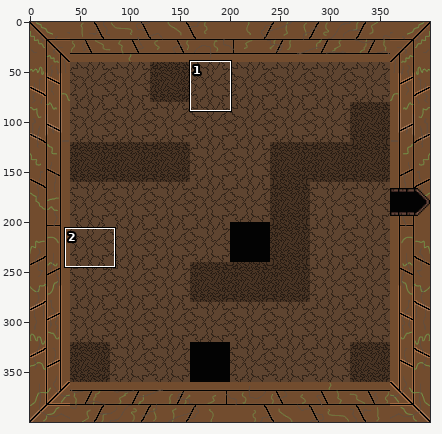
File history of a sprite sheet, data/fondos/pantalla_9.png. Above: a wide view before the commit, with the close-up outlined.
Close-up. Old version:
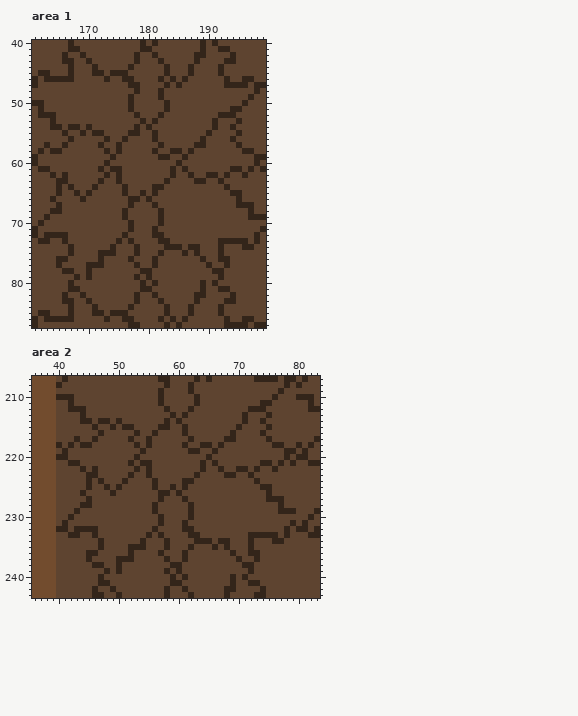
The file is 400x400 pixels. Colours within 5 levels of each other are drawn and written as one. Shown: area 1: x 161..199, y 40..87; area 2: x 36..83, y 207..243. The commit also changed other parts of the picture, which this record leaves out.
And afterwards:
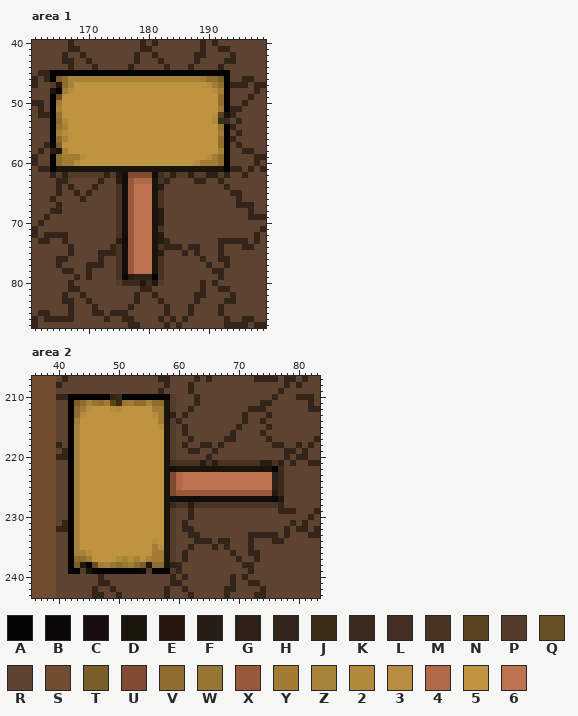
Palette (. is transparent): A #030303  B #090807  C #140d0b  D #19150b  E #24180e  F #271c14  G #2d2118  H #33251a  J #3a2d16  K #3b2b1f  L #422f23  M #493424  N #57441f  P #533c2b  Q #664f22  R #5e4430  S #724c2e  T #7a5e28  U #814b31  V #8e6d2e  W #977532  X #98593a  Y #a27c34  Z #a78239  2 #b1893b  3 #b78e3d  4 #b16a49  5 #be9440  6 #bc724f
The edit:
Changed rows in their new state; - is an unchanged pixel.
Area 1:
first column x 164:
45 AAAAAAAAAAAAAAAAAAAAAAAAAAAAAA
46 ATVZZZZZZZZZZZZZZZZZZZZZZYVVTA
47 PEVZ55555555555555555555553YVA
48 DAY3555555555555555555555553YA
49 AQ55555555555555555555555555VA
50 AY55555555555555555555555555VA
51 AZ55555555555555555555555555YA
52 AW55555555555555555555555553ND
53 AV25555555555555555555555552JK
54 AWZ5555555555555555555555555WA
55 AZ35555555555555555555555555YA
56 AVZ5555555555555555555555555VA
57 BT55555555555555555555555555VA
58 FDZ5555555555555555555555555ZA
59 AVYYY3555555555555555555553YVA
60 AVYY355555555555555555553YYYVA
61 ADDDDDDDDDDDDDDDDDDDDDDDDDDDDA
62 GPGPPPPPPGPECUUUUCLPGPPGPPGGPG
63 -----------FCX444DM-----------
64 -----------MCX666DF-----------
65 -----------MCX666DM-----------
66 -----------MCX666DM-----------
67 -----------MCX666DM-----------
68 -----------MCX666DF-----------
69 -----------MCX666DF-----------
70 -----------MCX666DF-----------
71 -----------MCX666DM-----------
72 -----------MCX666DF-----------
73 -----------FCX666DF-----------
74 -----------MCX666DM-----------
75 -----------MCX666DF-----------
76 -----------MCX666DM-----------
77 -----------MCX666DM-----------
78 -----------MCX666DM-----------
79 -----------MBFGGGAM-----------
80 -----------PKKKEKEP-----------
Area 2:
first column x 42:
210 AAAAAAAHKAAAAAAAAP------------------
211 ATVZWVYNJWYVVZVVDP------------------
212 AVY35553255555YYDP------------------
213 AV3555555555553YDG------------------
214 AY5555555555555YDP------------------
215 AZ55555555555553DP------------------
216 AZ55555555555555DP------------------
217 AZ55555555555555DP------------------
218 AZ55555555555555DP------------------
219 AZ55555555555555DP------------------
220 AZ55555555555555DP------------------
221 AZ55555555555555DLMMMMFMFMMMMMMMFFMG
222 AZ55555555555555DCDDDDDDDDDDDDDDDDAK
223 AZ55555555555555DU4666666666666666GK
224 AZ55555555555555DU4666666666666666GK
225 AZ55555555555555DU4666666666666666GK
226 AZ55555555555555DUXXXXXXXXXXXXXXXXFK
227 AZ55555555555555DCCCCCCCCCCCCCCCCCBE
228 AZ55555555555555DKMMFMMMMMMMMMMMMMM-
229 AZ55555555555555DP------------------
230 AZ55555555555555DP------------------
231 AZ55555555555555DP------------------
232 AZ55555555555555DP------------------
233 AZ55555555555555DP------------------
234 AZ55555555555535DP------------------
235 AZ555555555555Y3DP------------------
236 AZZ35555555555YYDP------------------
237 AVVY55552Z3Z5ZYYDP------------------
238 ATEAQYZWVWYVTEVVDG------------------
239 AAPDAAAAAAAABPAAAP------------------
Pixel boxes of the changes (left, top, right, bottom) in both close-ups:
changed: (50, 70, 230, 286)
changed: (68, 394, 284, 574)
